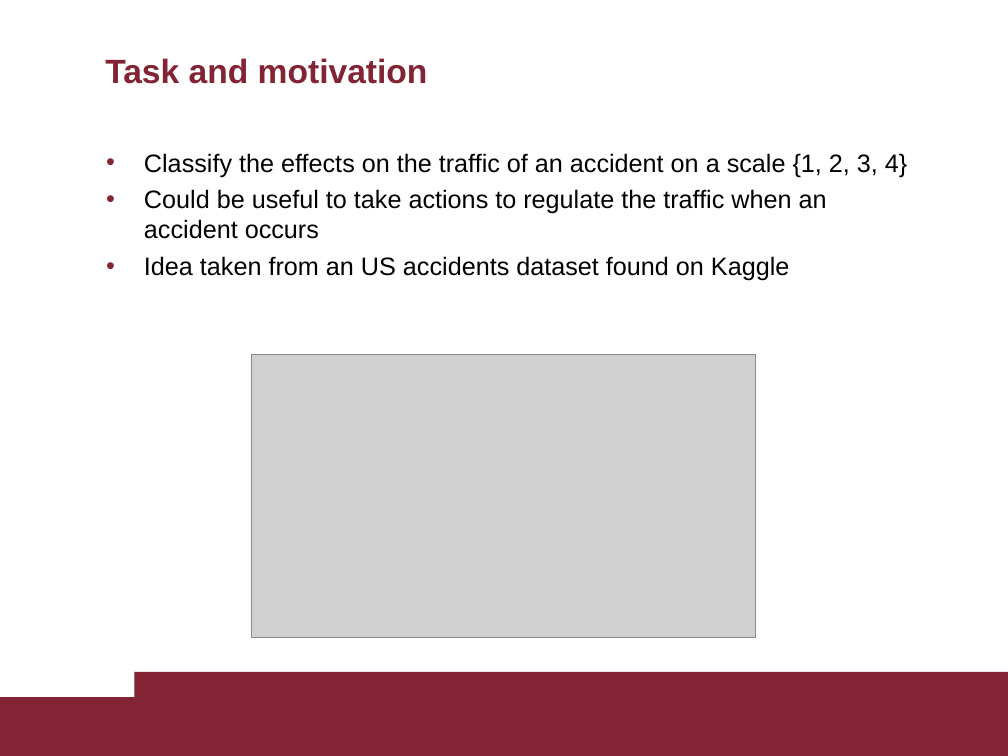
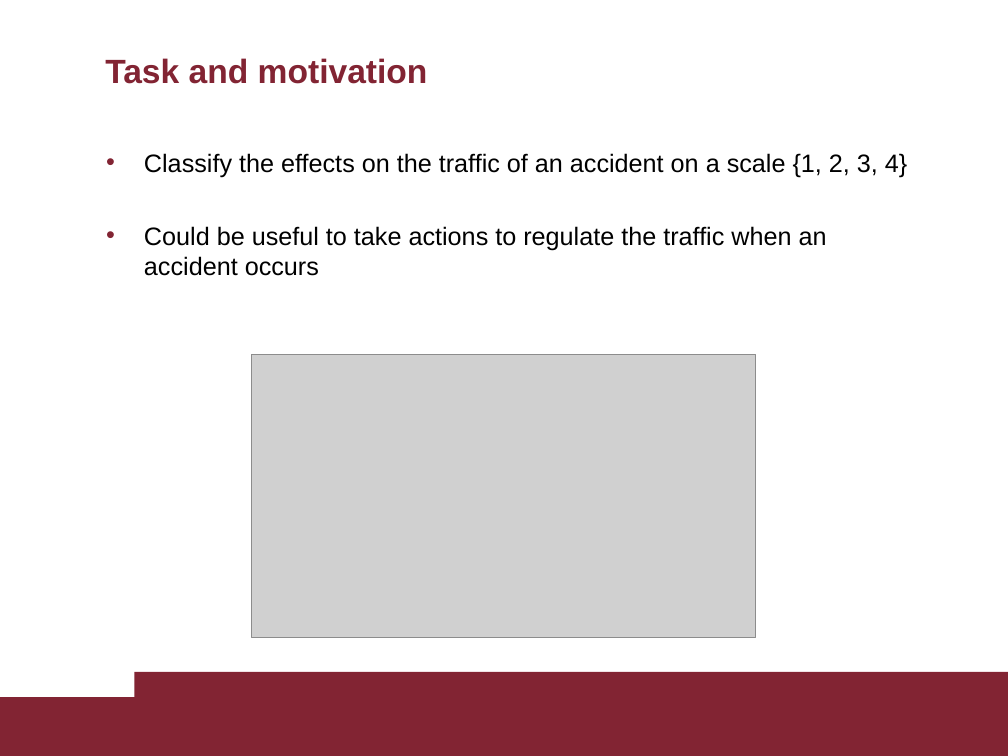
Before and after one commit to SkyLionx/fds2020, a slide deck: slide 2 of Presentazione FDS.ppt. Drawn at 1008x756 pixels with LibreOffice and Linux fonts; fonts in the diff are those of the drawing; grey boxes stand for pictures. Boxes give left, top, right and bottom in pixels: in the first picture for what was removed or moved away, otherwise in the second. Text is boxed around its words. In the diff, an @@ line names an element or a change of style, - is before the commit and + after.

```diff
--- a/Presentazione FDS.ppt
+++ b/Presentazione FDS.ppt
@@ text at (x1=144, y1=256, x2=789, y2=281): paragraph removed @@
-• Idea taken from an US accidents dataset found on Kaggle
```
